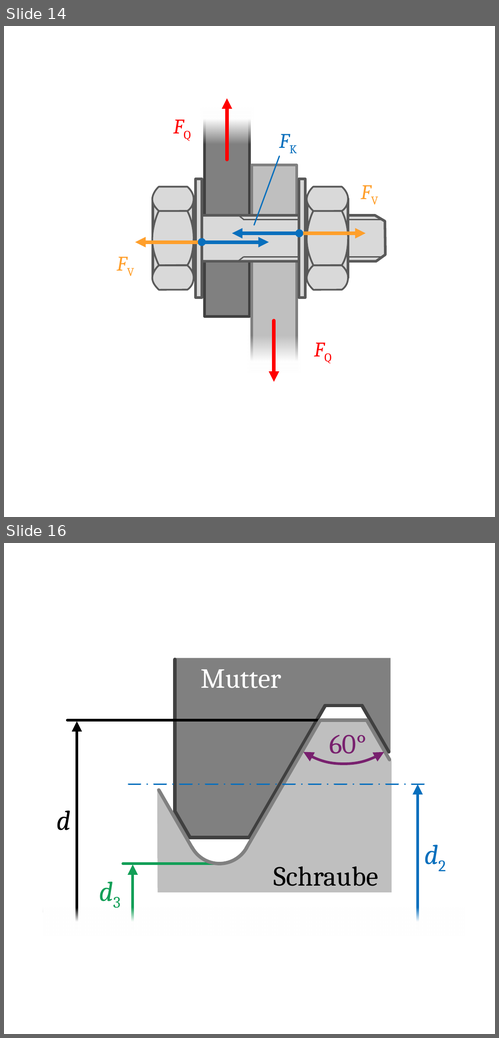
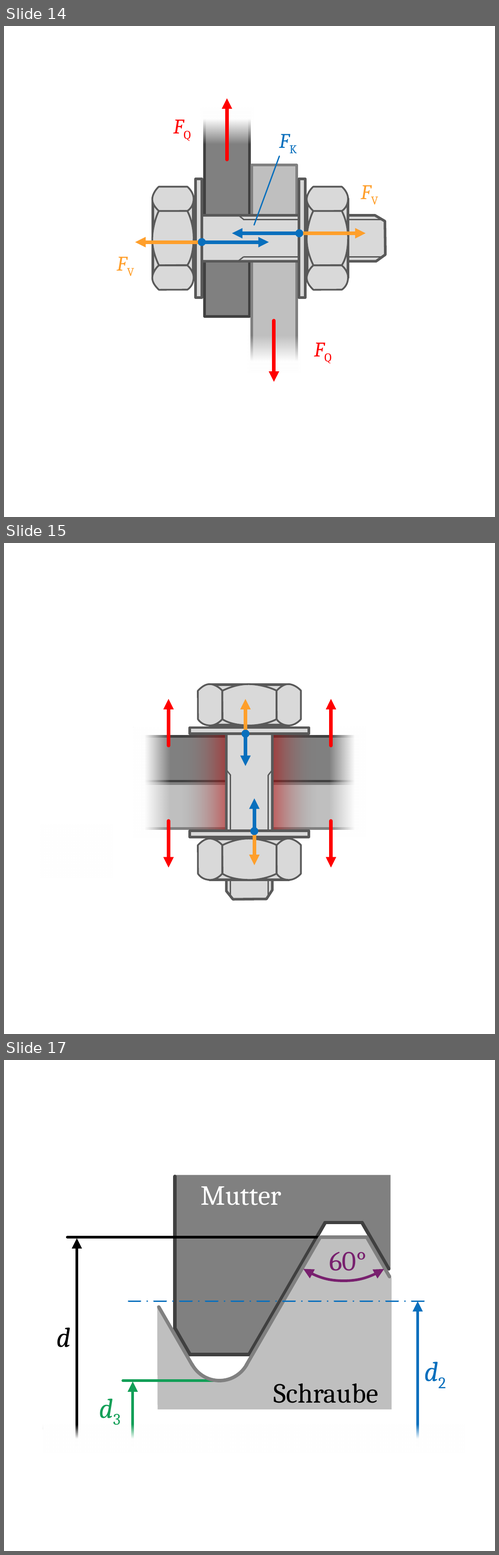
Before and after one commit to m4zeRobot/Project-FoSa, a slide deck: LaTeX B.Sc. LRT/Konstruktionslehre 1&2/images/KE-Images.pptx. Shown one above the other, each under a label of ours: slides 14 and 16 before the commit, slides 14, 15 and 17 after it; the slides between them are not shown. The pictures are 499x1038 and 499x1555 pixels, drawn with LibreOffice and Linux fonts; fonts in the diff are those of the drawing. Boxes give left, top, right and bottom in pixels: in the first picture for what was removed or moved away, otherwise in the second. Text is boxed around its words. In the diff, an @@ line names an element or a change of style, - is before the commit and + after.

```diff
--- a/LaTeX B.Sc. LRT/Konstruktionslehre 1&2/images/KE-Images.pptx
+++ b/LaTeX B.Sc. LRT/Konstruktionslehre 1&2/images/KE-Images.pptx
@@ slide 15 added at (4, 543, 495, 1034), background #FFFFFF @@
@@ group added at (198, 685, 301, 726): 3 freeform shapes, 1 rectangle @@
@@ arrow added from (169, 745) to (169, 699), #FF0000 2 pt @@
@@ arrow added from (246, 734) to (246, 699), #FF9F2B 2 pt @@
@@ arrow added from (331, 745) to (331, 699), #FF0000 2 pt @@
@@ rectangle added at (134, 727, 170, 837), fill gradient #FFFFFF @@
@@ rectangle added at (190, 727, 308, 734), fill #D9D9D9, outline #595959 1.5 pt @@
@@ ellipse added at (241, 730, 248, 737), fill #086FBD @@
@@ rectangle added at (329, 726, 366, 836), fill gradient #FFFFFF @@
@@ rectangle added at (142, 737, 358, 782), fill #808080, outline #404040 1.5 pt @@
@@ rectangle added at (182, 735, 226, 830), fill gradient #C00000 to #808080 @@
@@ freeform shape added at (226, 734, 272, 900), fill #D9D9D9, outline #595959 1.5 pt @@
@@ arrow added from (246, 734) to (246, 766), #086FBD 2 pt @@
@@ rectangle added at (272, 735, 316, 830), fill gradient #C00000 to #808080 @@
@@ line added from (226, 769) to (231, 775), #595959 0.75 pt @@
@@ line added from (272, 770) to (269, 775), #595959 0.75 pt @@
@@ rectangle added at (142, 784, 358, 829), fill #BFBFBF, outline #808080 1.5 pt @@
@@ line added from (231, 776) to (231, 896), #595959 0.75 pt @@
@@ line added from (269, 775) to (269, 896), #595959 0.75 pt @@
@@ arrow added from (255, 865) to (255, 799), #086FBD 2 pt @@
@@ rectangle added at (41, 825, 114, 879), fill gradient #FFFFFF @@
@@ arrow added from (169, 821) to (169, 867), #FF0000 2 pt @@
@@ arrow added from (331, 821) to (331, 867), #FF0000 2 pt @@
@@ rectangle added at (190, 831, 308, 837), fill #D9D9D9, outline #595959 1.5 pt @@
@@ group added at (198, 839, 301, 881): 3 freeform shapes, 1 rectangle @@
@@ ellipse added at (250, 827, 257, 835), fill #086FBD @@
@@ arrow added from (255, 831) to (255, 865), #FF9F2B 2 pt @@
@@ what was slide 16 is now slide 17 @@
```
Also in this commit, not shown: 1 slide changed, 3 other slides added, 1 slide removed, 5 other files.
